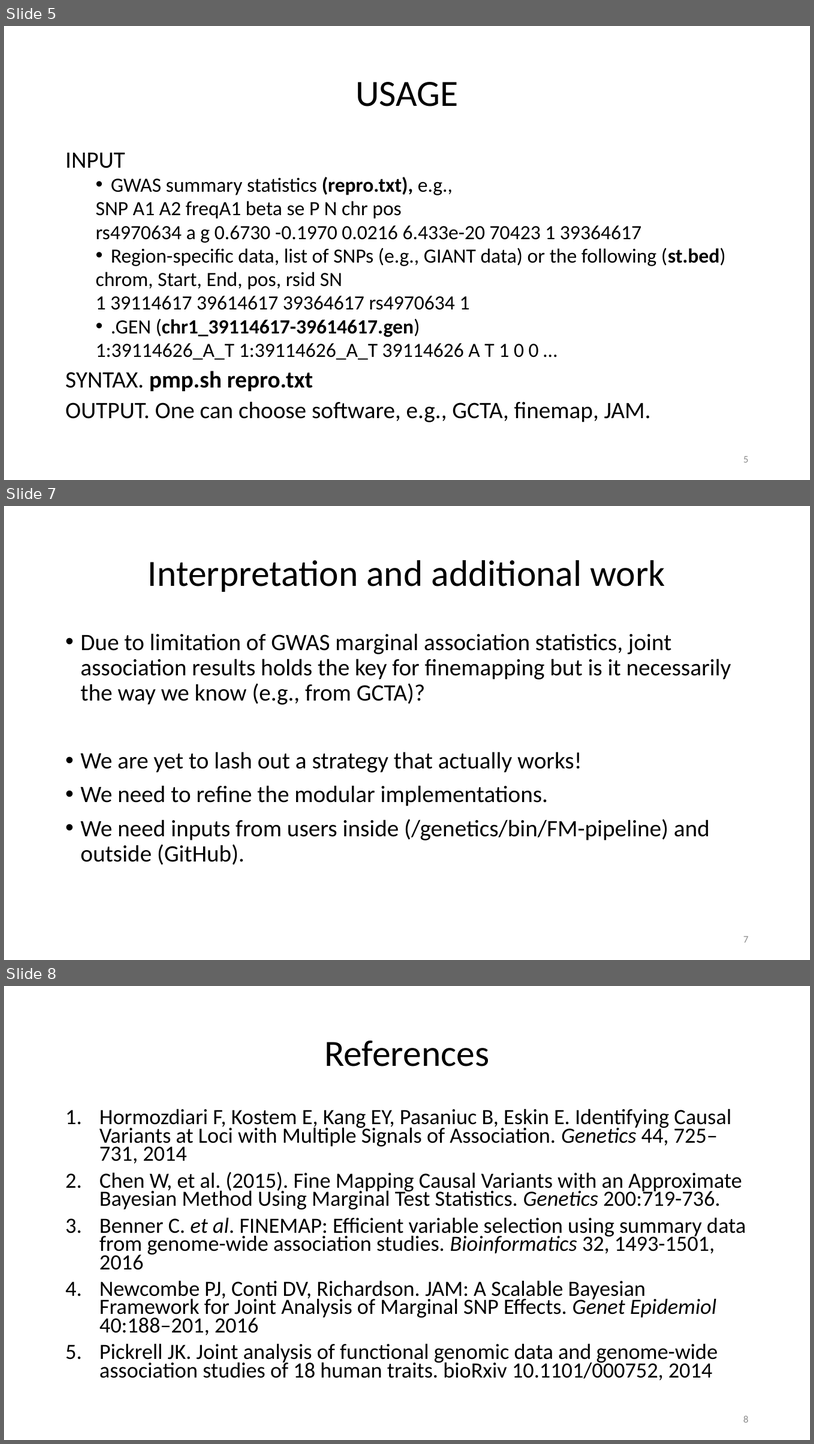
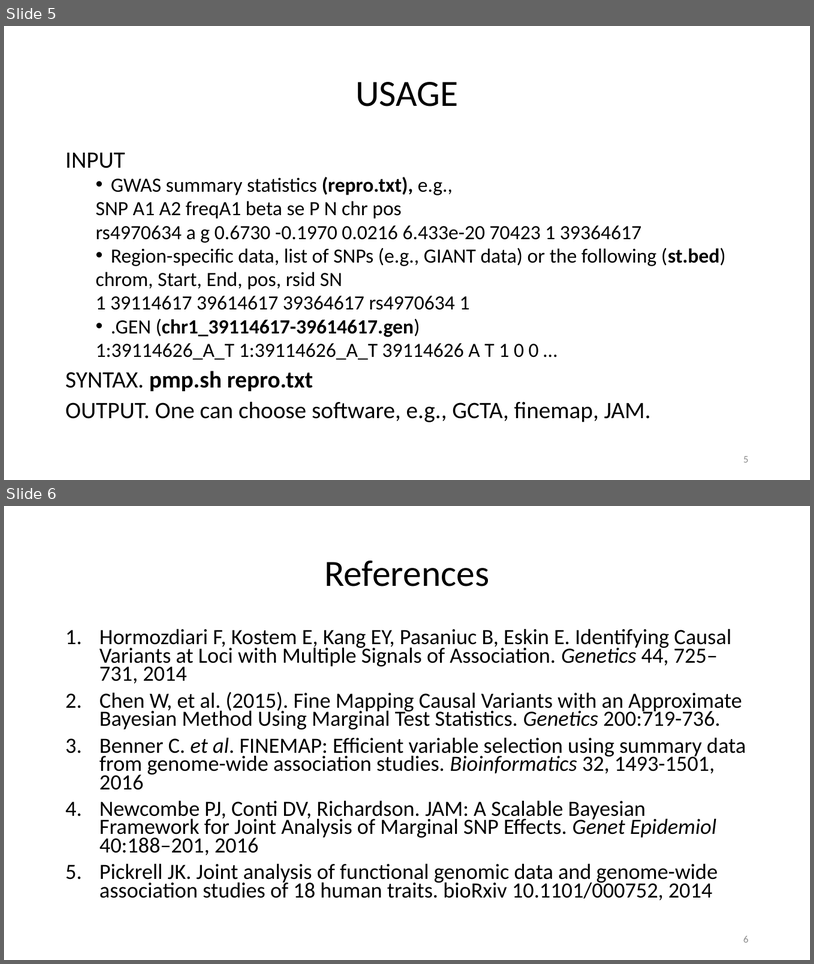
Before and after one commit to jinghuazhao/FM-pipeline, a slide deck: README.pptx. Shown one above the other, each under a label of ours: slides 5, 7 and 8 before the commit, slides 5 and 6 after it; the slides between them are not shown. The pictures are 814x1444 and 814x964 pixels, drawn with LibreOffice and Linux fonts; fonts in the diff are those of the drawing. Boxes give left, top, right and bottom in pixels: in the first picture for what was removed or moved away, otherwise in the second. Text is boxed around its words. In the diff, an @@ line names an element or a change of style, - is before the commit and + after.

```diff
--- a/README.pptx
+++ b/README.pptx
@@ slide 7 removed at (4, 506, 810, 960), background #FFFFFF @@
@@ title removed at (148, 560, 665, 592) @@
-Interpretation and additional work
@@ text removed at (81, 633, 732, 864) @@
-• Due to limitation of GWAS marginal association statistics, joint association results holds the key for finemapping but is it necessarily the way we know (e.g., from GCTA)?
-• We are yet to lash out a strategy that actually works!
-• We need to refine the modular implementations.
-• We need inputs from users inside (/genetics/bin/FM-pipeline) and outside (GitHub).
@@ page number removed at (744, 936, 749, 942) @@
-7
@@ what was slide 8 is now slide 6 @@
@@ page number at (744, 936, 749, 942): text changed @@
-8
+6
```
Also in this commit, not shown: 4 slides changed, 2 slides added.
